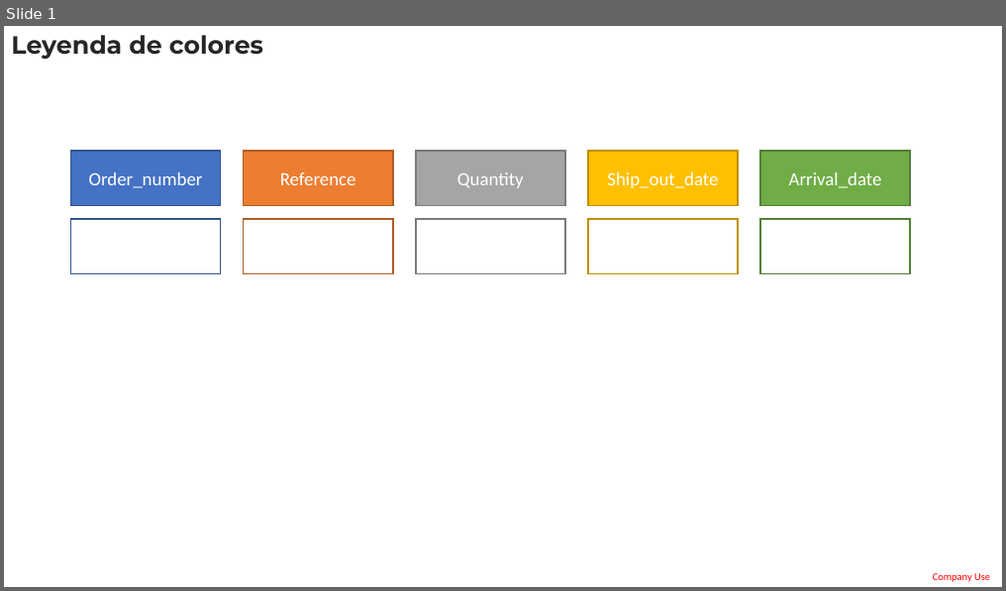
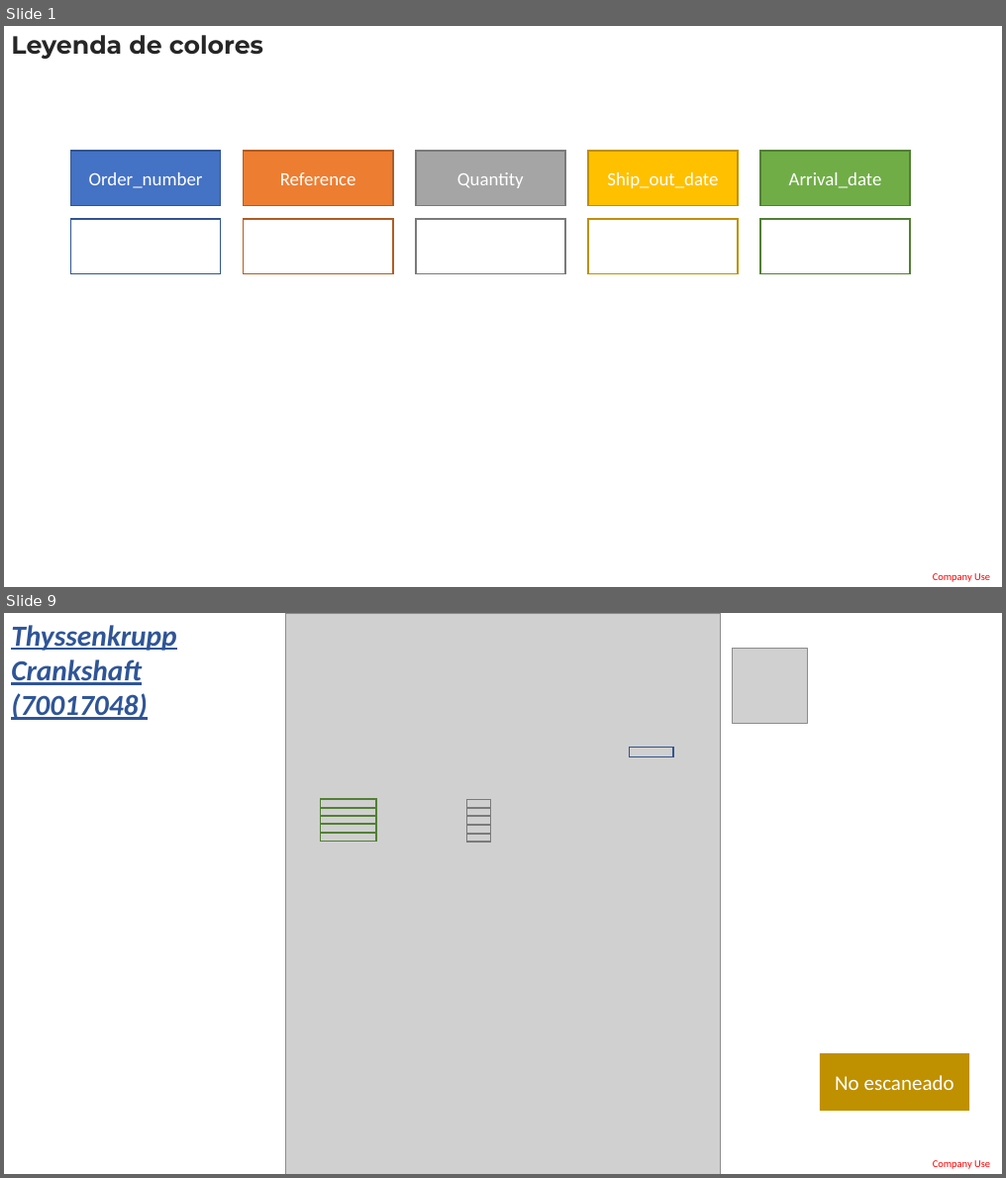
Before and after one commit to LobatoJaime/Bot-Creacion-de-Pedidos, a slide deck: AI_Engine/Info/ExtraccionDatos.pptx. Shown one above the other, each under a label of ours: slide 1 before the commit, slides 1 and 9 after it; the slides between them are not shown. The pictures are 1006x591 and 1006x1178 pixels, drawn with LibreOffice and Linux fonts; fonts in the diff are those of the drawing; grey boxes stand for pictures. Boxes give left, top, right and bottom in pixels: in the first picture for what was removed or moved away, otherwise in the second. Text is boxed around its words. In the diff, an @@ line names an element or a change of style, - is before the commit and + after.

```diff
--- a/AI_Engine/Info/ExtraccionDatos.pptx
+++ b/AI_Engine/Info/ExtraccionDatos.pptx
@@ slide 9 added at (x1=4, y1=613, x2=1002, y2=1174), background #FFFFFF; not listed: 1 template element that a slide beside it also shows @@
@@ text added at (x1=11, y1=625, x2=176, y2=720), 28 pt, text #2F5597, bold, italic, underline @@
+Thyssenkrupp Crankshaft (70017048)
@@ picture added at (x1=733, y1=649, x2=807, y2=723) @@
@@ group added at (x1=285, y1=613, x2=721, y2=1174): 11 rectangles, 1 picture @@
@@ rectangle added at (x1=820, y1=1054, x2=969, y2=1111), fill #BF9000, 20 pt, text #FFFFFF @@
+No escaneado
```
Also in this commit, not shown: 16 slides changed, 6 other slides added.
